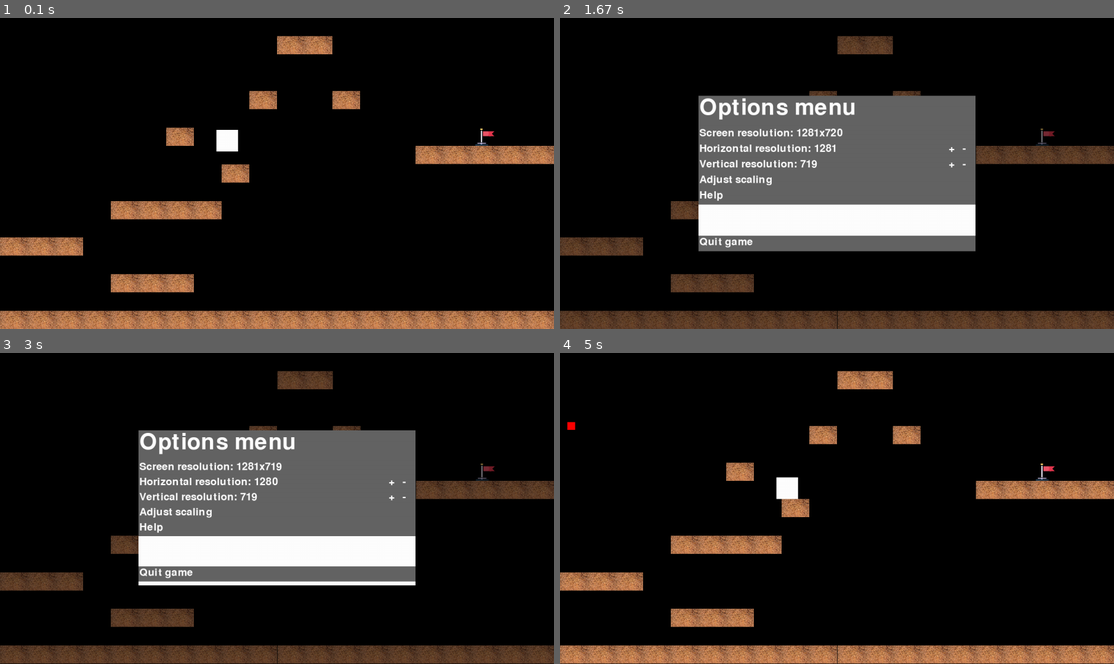
Above: before the commit, frames 1-4 (two rows, left to right).
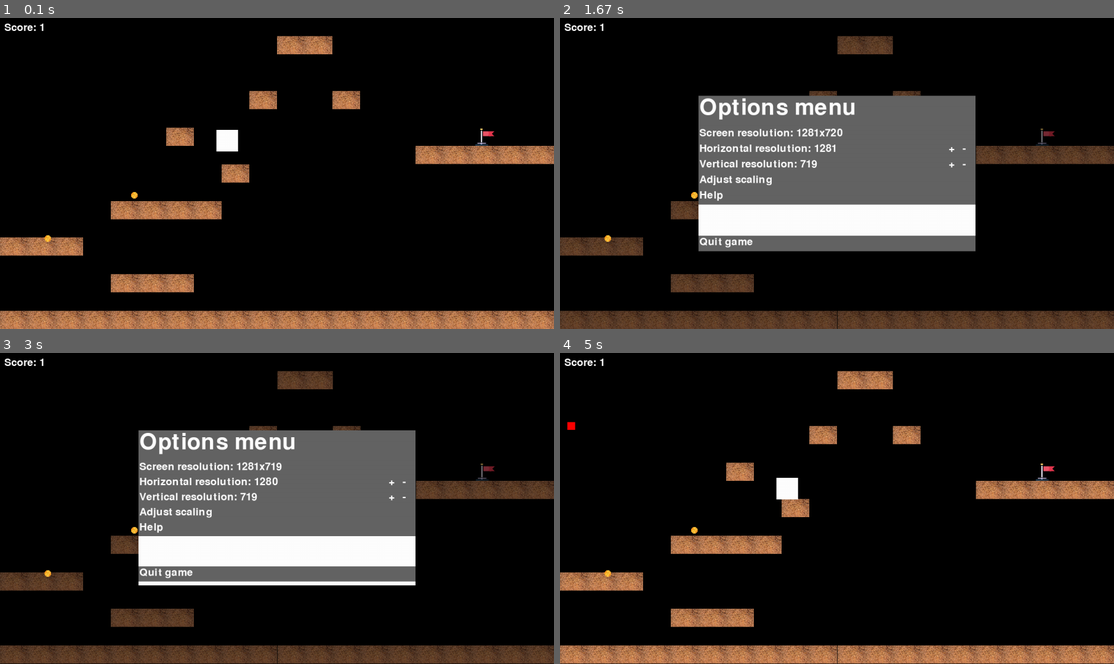
Above: after the commit, the same moments.

Repository: z-taylor/Semester-project-group-24
Game: pygame game, started from SemesterProjectGroup24.py
Same seed, same stepped clock (60 frames per second), same inputs: the game is played once before the commit and once after it.
Inputs (mouse positions are in pixels of both pictures, inside the frame that each line leads up to):
- Up to frame 1 (0.1 s): no input
- Up to frame 2 (1.67 s): tap Esc at 0.33 s; press the mouse at (953, 148) at 0.7 s; move the mouse to (997, 217) at 0.8 s; release the mouse at (1041, 282) at 0.93 s; press the mouse at (837, 179) at 1.03 s; move the mouse to (864, 176) at 1.13 s; release the mouse at (897, 173) at 1.27 s; press the mouse at (969, 164) at 1.37 s; move the mouse to (859, 117) at 1.47 s; release the mouse at (748, 70) at 1.6 s
- Up to frame 3 (3 s): click (277, 533) at 1.72 s; press the mouse at (409, 436) at 2.2 s; move the mouse to (343, 530) at 2.3 s; release the mouse at (282, 623) at 2.43 s; press the mouse at (277, 514) at 2.53 s; move the mouse to (216, 499) at 2.63 s; release the mouse at (155, 483) at 2.77 s; press the mouse at (409, 483) at 2.87 s; move the mouse to (360, 464) at 2.97 s
- Up to frame 4 (5 s): release the mouse at (870, 446) at 3.1 s; press the mouse at (969, 499) at 3.2 s; move the mouse to (837, 530) at 3.3 s; release the mouse at (704, 564) at 3.43 s; press the mouse at (953, 499) at 3.53 s; move the mouse to (892, 505) at 3.63 s; release the mouse at (831, 511) at 3.77 s; press the mouse at (969, 499) at 3.87 s; move the mouse to (798, 474) at 3.97 s; release the mouse at (632, 452) at 4.1 s; press the mouse at (953, 499) at 4.2 s; move the mouse to (798, 446) at 4.3 s; release the mouse at (643, 393) at 4.43 s; press the mouse at (837, 527) at 4.53 s; move the mouse to (742, 570) at 4.63 s; release the mouse at (643, 611) at 4.77 s; tap Esc at 4.83 s

The runs differ from the first frame. In frame 1, 0.1% of the frame differs, in the area x 0-25%, y 1-72%; in frame 2, 0.1%; in frame 3, 0.1%; in frame 4, 0.2%, in the area x 0-43%, y 1-72%.

Commit message:
coin_SemesterProjectGroup24.py

Diff:
--- a/SemesterProjectGroup24.py
+++ b/SemesterProjectGroup24.py
@@ -1,45 +1,56 @@
-#HARD REQUIREMENTS
-    #Must use at least 10 different Surface objects.
-    #It must access at least 5 different files, for either reading or writing.
-    #It must play at least 2 different sounds.
-    #    If these sounds come from files on disk, they also towards the requirement above
-    #It must either take inputs from the keyboard, mouse, or a controller.
-    #It must feature some sort of movement (i.e.: surfaces moving across other surfaces)
-    #The user must be able to quit the game without pressing the X button at the top right or stopping the project running the game.
-    #There must be a way for the game to “end”.
-    #If the game is some sort of puzzle, the puzzle must be solvable, and the game must acknowledge that the puzzle has been solved.
-    #If the game has win and lose conditions, those must be implemented.
-    #Either of the above must either close the game or allow the user to restart it
-#SOFT REQUIREMENTS
-    #Game instructions are present in the game and are in correct English
-    #Game does not crash or stall
-    #Game shows no obvious flaws, such as dropped inputs or rogue Surfaces
+# HARD REQUIREMENTS
+# Must use at least 10 different Surface objects.
+# It must access at least 5 different files, for either reading or writing.
+# It must play at least 2 different sounds.
+#    If these sounds come from files on disk, they also towards the requirement above
+# It must either take inputs from the keyboard, mouse, or a controller.
+# It must feature some sort of movement (i.e.: surfaces moving across other surfaces)
+# The user must be able to quit the game without pressing the X button at the top right or stopping the project running the game.
+# There must be a way for the game to “end”.
+# If the game is some sort of puzzle, the puzzle must be solvable, and the game must acknowledge that the puzzle has been solved.
+# If the game has win and lose conditions, those must be implemented.
+# Either of the above must either close the game or allow the user to restart it
+# SOFT REQUIREMENTS
+# Game instructions are present in the game and are in correct English
+# Game does not crash or stall
+# Game shows no obvious flaws, such as dropped inputs or rogue Surfaces
 import pygame, random, sys, tkinter as tk
 from pygame.locals import *
 
-#get the resolution of the active display, then get scaling factors
-#to go back to windowed, remove this function, remove all instances of the widthMulti, heightMulti, and scaleFactor variables, and remove "pygame.FULLSCREEN" from line 40
+# get the resolution of the active display, then get scaling factors
+# to go back to windowed, remove this function, remove all instances of the widthMulti, heightMulti, and scaleFactor variables, and remove "pygame.FULLSCREEN" from line 40
 root = tk.Tk()
 width, height, hrznRes, vertRes = root.winfo_screenwidth(), root.winfo_screenheight(), root.winfo_screenwidth(), root.winfo_screenheight()
 root.destroy()
-scaleFactor, widthMulti, heightMulti = (height/1000), (width/1000), (height/850)
+scaleFactor, widthMulti, heightMulti = (height / 1000), (width / 1000), (height / 850)
+
+pygame.mixer.init()
+coin_sound = pygame.mixer.Sound('coin1.mp3')
 
 TILE_SIZE = 50
-JUMP_HEIGHT = int(20*scaleFactor)
+JUMP_HEIGHT = int(20 * scaleFactor)
 Y_GRAVITY = 1
-X_SPEED = int(5*scaleFactor)
-meteor_min_size = int(20*scaleFactor)
-meteor_max_size = int(50*scaleFactor)
+X_SPEED = int(5 * scaleFactor)
+meteor_min_size = int(20 * scaleFactor)
+meteor_max_size = int(50 * scaleFactor)
 meteor_initial_spawn_time = 500
 spawn_time = meteor_initial_spawn_time
 clock = pygame.time.Clock()
 
+
+
+
+def draw(self, screen):
+    screen.blit(self.image, self.rect)
+
+score = 0
+
 pygame.init()
 
 pygame.display.set_caption('Platform Game')
 screen = pygame.display.set_mode((width, height), pygame.FULLSCREEN)
-menuFont = pygame.font.Font(None, int((height/18)-4))
-doubleMenuFont = pygame.font.Font(None, int((height/9)-4))
+menuFont = pygame.font.Font(None, int((height / 18) - 4))
+doubleMenuFont = pygame.font.Font(None, int((height / 9) - 4))
 
 meteor_timer = pygame.time.get_ticks()
 game_start_time = pygame.time.get_ticks()
@@ -48,127 +59,166 @@
 last_spawn_time_reduction = 0
 game_over = False
 
+
 def drawMenu(actionCount, help, menuTicker, hrznRes, vertRes, resAdjust):
     mouse = pygame.mouse.get_pos()
     mouseButtons = pygame.mouse.get_pressed()
     if not mouseButtons[0]:
-        actionCount = 0 #action count will prevent buttons from being pressed repeatedly while the mouse button is held down, since the menu function is called 60 times/second
+        actionCount = 0  # action count will prevent buttons from being pressed repeatedly while the mouse button is held down, since the menu function is called 60 times/second
         menuTicker = 0
     if mouseButtons[0]:
-        menuTicker+=1
+        menuTicker += 1
     menuSurf = pygame.Surface((width, height), pygame.SRCALPHA)
     menuSurf.fill((0, 0, 0, 128))
-    menuBaseRect = pygame.Rect(int(width/4), int(height/4), int(width/2), int(height/2)) #each menu item height will be height/24
+    menuBaseRect = pygame.Rect(int(width / 4), int(height / 4), int(width / 2),
+                               int(height / 2))  # each menu item height will be height/24
     pygame.draw.rect(menuSurf, (255, 255, 255, 255), menuBaseRect)
 
     itemWidth = menuBaseRect.width
-    smallItemWidth = int(menuBaseRect.width/20)
+    smallItemWidth = int(menuBaseRect.width / 20)
     itemHeight = int(menuBaseRect.height / 10)
     doubleItemHeight = int(menuBaseRect.height / 5)
 
-    menuTitleRect =         pygame.Rect(menuBaseRect.left, menuBaseRect.top + (itemHeight * 0), itemWidth, doubleItemHeight)
-    resolutionRect =        pygame.Rect(menuBaseRect.left, menuBaseRect.top + (itemHeight * 2), itemWidth, itemHeight)
-    hrznResRect =           pygame.Rect(menuBaseRect.left, menuBaseRect.top + (itemHeight * 3), (smallItemWidth * 18), itemHeight)
-    hrznResUpRect =         pygame.Rect(menuBaseRect.left + (smallItemWidth * 18), menuBaseRect.top + (itemHeight * 3), smallItemWidth, itemHeight)
-    hrznResDnRect =         pygame.Rect(menuBaseRect.left + (smallItemWidth * 19), menuBaseRect.top + (itemHeight * 3), smallItemWidth, itemHeight)
-    vertResRect =           pygame.Rect(menuBaseRect.left, menuBaseRect.top + (itemHeight * 4), (smallItemWidth * 18), itemHeight)
-    vertResUpRect =         pygame.Rect(menuBaseRect.left + (smallItemWidth * 18), menuBaseRect.top + (itemHeight * 4), smallItemWidth, itemHeight)
-    vertResDnRect =         pygame.Rect(menuBaseRect.left + (smallItemWidth * 19), menuBaseRect.top + (itemHeight * 4), smallItemWidth, itemHeight)
-    resAdjustRect =         pygame.Rect(menuBaseRect.left, menuBaseRect.top + (itemHeight * 5), itemWidth, itemHeight)
-    helpRect =              pygame.Rect(menuBaseRect.left, menuBaseRect.top + (itemHeight * 6), itemWidth, itemHeight)
-    exitRect =              pygame.Rect(menuBaseRect.left, menuBaseRect.top + (itemHeight * 9), itemWidth, itemHeight)
-    helpTitleRect =         pygame.Rect(menuBaseRect.left, menuBaseRect.top + (itemHeight * 0), (smallItemWidth*19), doubleItemHeight)
-    helpTitleRect_ =        pygame.Rect((menuBaseRect.right - smallItemWidth), menuBaseRect.top + (itemHeight * 1), (smallItemWidth*1), itemHeight)
-    helpTitleXrect =        pygame.Rect((menuBaseRect.right - smallItemWidth), menuBaseRect.top + (itemHeight * 0), (smallItemWidth*1), itemHeight)
+    menuTitleRect = pygame.Rect(menuBaseRect.left, menuBaseRect.top + (itemHeight * 0), itemWidth, doubleItemHeight)
+    resolutionRect = pygame.Rect(menuBaseRect.left, menuBaseRect.top + (itemHeight * 2), itemWidth, itemHeight)
+    hrznResRect = pygame.Rect(menuBaseRect.left, menuBaseRect.top + (itemHeight * 3), (smallItemWidth * 18), itemHeight)
+    hrznResUpRect = pygame.Rect(menuBaseRect.left + (smallItemWidth * 18), menuBaseRect.top + (itemHeight * 3),
+                                smallItemWidth, itemHeight)
+    hrznResDnRect = pygame.Rect(menuBaseRect.left + (smallItemWidth * 19), menuBaseRect.top + (itemHeight * 3),
+                                smallItemWidth, itemHeight)
+    vertResRect = pygame.Rect(menuBaseRect.left, menuBaseRect.top + (itemHeight * 4), (smallItemWidth * 18), itemHeight)
+    vertResUpRect = pygame.Rect(menuBaseRect.left + (smallItemWidth * 18), menuBaseRect.top + (itemHeight * 4),
+                                smallItemWidth, itemHeight)
+    vertResDnRect = pygame.Rect(menuBaseRect.left + (smallItemWidth * 19), menuBaseRect.top + (itemHeight * 4),
+                                smallItemWidth, itemHeight)
+    resAdjustRect = pygame.Rect(menuBaseRect.left, menuBaseRect.top + (itemHeight * 5), itemWidth, itemHeight)
+    helpRect = pygame.Rect(menuBaseRect.left, menuBaseRect.top + (itemHeight * 6), itemWidth, itemHeight)
+    exitRect = pygame.Rect(menuBaseRect.left, menuBaseRect.top + (itemHeight * 9), itemWidth, itemHeight)
+    helpTitleRect = pygame.Rect(menuBaseRect.left, menuBaseRect.top + (itemHeight * 0), (smallItemWidth * 19),
+                                doubleItemHeight)
+    helpTitleRect_ = pygame.Rect((menuBaseRect.right - smallItemWidth), menuBaseRect.top + (itemHeight * 1),
+                                 (smallItemWidth * 1), itemHeight)
+    helpTitleXrect = pygame.Rect((menuBaseRect.right - smallItemWidth), menuBaseRect.top + (itemHeight * 0),
+                                 (smallItemWidth * 1), itemHeight)
 
     if not help:
-        #menu title
+        # menu title
         pygame.draw.rect(menuSurf, (100, 100, 100, 255), menuTitleRect)
         menuTitleText = doubleMenuFont.render("Options menu", True, pygame.Color('White'))
         menuSurf.blit(menuTitleText, (menuTitleRect.x + 2, menuTitleRect.y + 2))
 
-        #Screen resolution
+        # Screen resolution
         pygame.draw.rect(menuSurf, (100, 100, 100, 255), resolutionRect)
         resolutionText = menuFont.render(f"Screen resolution: {width}x{height}", True, pygame.Color('White'))
         menuSurf.blit(resolutionText, (resolutionRect.x + 2, resolutionRect.y + 2))
 
-
-        #Horizontal resolution
+        # Horizontal resolution
         pygame.draw.rect(menuSurf, (100, 100, 100, 255), hrznResRect)
         hrznResText = menuFont.render(f"Horizontal resolution: {hrznRes}", True, pygame.Color('White'))
         menuSurf.blit(hrznResText, (hrznResRect.x + 2, hrznResRect.y + 2))
-        #Horizontal resolution up
-        pygame.draw.rect(menuSurf, ((150, 150, 150, 255) if hrznResUpRect.collidepoint(mouse) and not mouseButtons[0] else (100, 100, 100, 255)), hrznResUpRect)
+        # Horizontal resolution up
+        pygame.draw.rect(menuSurf, (
+            (150, 150, 150, 255) if hrznResUpRect.collidepoint(mouse) and not mouseButtons[0] else (
+            100, 100, 100, 255)), hrznResUpRect)
         hrznResUpText = menuFont.render("+", True, pygame.Color('White'))
         menuSurf.blit(hrznResUpText, (hrznResUpRect.x + 2, hrznResUpRect.y + 2))
-        if hrznResUpRect.collidepoint(mouse) and mouseButtons[0] and (actionCount<1 or menuTicker>60):
+        if hrznResUpRect.collidepoint(mouse) and mouseButtons[0] and (actionCount < 1 or menuTicker > 60):
             hrznRes += 1
-            actionCount+=1
-        #Horizontal resolution down
-        pygame.draw.rect(menuSurf, ((150, 150, 150, 255) if hrznResDnRect.collidepoint(mouse) and not mouseButtons[0] else (100, 100, 100, 255)), hrznResDnRect)
+            actionCount += 1
+        # Horizontal resolution down
+        pygame.draw.rect(menuSurf, (
+            (150, 150, 150, 255) if hrznResDnRect.collidepoint(mouse) and not mouseButtons[0] else (
+            100, 100, 100, 255)), hrznResDnRect)
         hrznResDnText = menuFont.render("-", True, pygame.Color('White'))
         menuSurf.blit(hrznResDnText, (hrznResDnRect.x + 2, hrznResDnRect.y + 2))
-        if hrznResDnRect.collidepoint(mouse) and mouseButtons[0] and (actionCount<1 or menuTicker>60):
+        if hrznResDnRect.collidepoint(mouse) and mouseButtons[0] and (actionCount < 1 or menuTicker > 60):
             hrznRes -= 1
-            actionCount+=1
-
-        #Vertical resolution
+            actionCount += 1
+
+        # Vertical resolution
         pygame.draw.rect(menuSurf, (100, 100, 100, 255), vertResRect)
         vertResText = menuFont.render(f"Vertical resolution: {vertRes}", True, pygame.Color('White'))
         menuSurf.blit(vertResText, (vertResRect.x + 2, vertResRect.y + 2))
-        #Vertical resolution up
-        pygame.draw.rect(menuSurf, ((150, 150, 150, 255) if vertResUpRect.collidepoint(mouse) and not mouseButtons[0] else (100, 100, 100, 255)), vertResUpRect)
+        # Vertical resolution up
+        pygame.draw.rect(menuSurf, (
+            (150, 150, 150, 255) if vertResUpRect.collidepoint(mouse) and not mouseButtons[0] else (
+            100, 100, 100, 255)), vertResUpRect)
         vertResUpText = menuFont.render("+", True, pygame.Color('White'))
         menuSurf.blit(vertResUpText, (vertResUpRect.x + 2, vertResUpRect.y + 2))
-        if vertResUpRect.collidepoint(mouse) and mouseButtons[0] and (actionCount<1 or menuTicker>60):
+        if vertResUpRect.collidepoint(mouse) and mouseButtons[0] and (actionCount < 1 or menuTicker > 60):
             vertRes += 1
-            actionCount+=1
-        #Vertical resolution down
-        pygame.draw.rect(menuSurf, ((150, 150, 150, 255) if vertResDnRect.collidepoint(mouse) and not mouseButtons[0] else (100, 100, 100, 255)), vertResDnRect)
+            actionCount += 1
+        # Vertical resolution down
+        pygame.draw.rect(menuSurf, (
+            (150, 150, 150, 255) if vertResDnRect.collidepoint(mouse) and not mouseButtons[0] else (
+            100, 100, 100, 255)), vertResDnRect)
         vertResDnText = menuFont.render("-", True, pygame.Color('White'))
         menuSurf.blit(vertResDnText, (vertResDnRect.x + 2, vertResDnRect.y + 2))
-        if vertResDnRect.collidepoint(mouse) and mouseButtons[0] and (actionCount<1 or menuTicker>60):
+        if vertResDnRect.collidepoint(mouse) and mouseButtons[0] and (actionCount < 1 or menuTicker > 60):
             vertRes -= 1
-            actionCount+=1
-
-        #Adjust resolution
-        pygame.draw.rect(menuSurf, ((150, 150, 150, 255) if resAdjustRect.collidepoint(mouse) and not mouseButtons[0] else (100, 100, 100, 255)), resAdjustRect)
+            actionCount += 1
+
+        # Adjust resolution
+        pygame.draw.rect(menuSurf, (
+            (150, 150, 150, 255) if resAdjustRect.collidepoint(mouse) and not mouseButtons[0] else (
+            100, 100, 100, 255)), resAdjustRect)
         resAdjustText = menuFont.render("Adjust scaling", True, pygame.Color('White'))
         menuSurf.blit(resAdjustText, (resAdjustRect.x + 2, resAdjustRect.y + 2))
-        if resAdjustRect.collidepoint(mouse) and mouseButtons[0] and (actionCount<1 or menuTicker>60):
+        if resAdjustRect.collidepoint(mouse) and mouseButtons[0] and (actionCount < 1 or menuTicker > 60):
             resAdjust = True
-            actionCount+=1
-
-        #Help
-        pygame.draw.rect(menuSurf, ((150, 150, 150, 255) if helpRect.collidepoint(mouse) and not mouseButtons[0] else (100, 100, 100, 255)), helpRect)
+            actionCount += 1
+
+        # Help
+        pygame.draw.rect(menuSurf, (
+            (150, 150, 150, 255) if helpRect.collidepoint(mouse) and not mouseButtons[0] else (100, 100, 100, 255)),
+                         helpRect)
         helpText = menuFont.render(f"Help", True, pygame.Color('White'))
         menuSurf.blit(helpText, (helpRect.x + 2, helpRect.y + 2))
-        if helpRect.collidepoint(mouse) and mouseButtons[0] and (actionCount<1 or menuTicker>60):
+        if helpRect.collidepoint(mouse) and mouseButtons[0] and (actionCount < 1 or menuTicker > 60):
             help = True
-            actionCount+=1
-
-        #Exit
-        pygame.draw.rect(menuSurf, ((150, 150, 150, 255) if exitRect.collidepoint(mouse) and not mouseButtons[0] else (100, 100, 100, 255)), exitRect)
+            actionCount += 1
+
+        # Exit
+        pygame.draw.rect(menuSurf, (
+            (150, 150, 150, 255) if exitRect.collidepoint(mouse) and not mouseButtons[0] else (100, 100, 100, 255)),
+                         exitRect)
         exitText = menuFont.render("Quit game", True, pygame.Color('White'))
         menuSurf.blit(exitText, (exitRect.x + 2, exitRect.y + 2))
-        if exitRect.collidepoint(mouse) and mouseButtons[0] and (actionCount<1 or menuTicker>60):
+        if exitRect.collidepoint(mouse) and mouseButtons[0] and (actionCount < 1 or menuTicker > 60):
             pygame.event.post(pygame.event.Event(pygame.QUIT))
-            actionCount+=1
+            actionCount += 1
     else:
-        #help menu title
+        # help menu title
         pygame.draw.rect(menuSurf, (100, 100, 100, 255), helpTitleRect)
         pygame.draw.rect(menuSurf, (100, 100, 100, 255), helpTitleRect_)
         helpTitleText = doubleMenuFont.render("Help menu", True, pygame.Color('White'))
         menuSurf.blit(helpTitleText, (helpTitleRect.x + 2, helpTitleRect.y + 2))
-        pygame.draw.rect(menuSurf, ((150, 150, 150, 255) if helpTitleXrect.collidepoint(mouse) and not mouseButtons[0] else (100, 100, 100, 255)), helpTitleXrect)
+        pygame.draw.rect(menuSurf, (
+            (150, 150, 150, 255) if helpTitleXrect.collidepoint(mouse) and not mouseButtons[0] else (
+            100, 100, 100, 255)), helpTitleXrect)
         helpTitleXtext = menuFont.render("X", True, pygame.Color('White'))
         text_width, text_height = helpTitleXtext.get_size()
-        menuSurf.blit(helpTitleXtext, ((helpTitleXrect.left + (helpTitleXrect.width - text_width) / 2), (helpTitleXrect.top + (helpTitleXrect.height - text_height) / 2)))
-        if helpTitleXrect.collidepoint(mouse) and mouseButtons[0] and (actionCount<1 or menuTicker>60):
+        menuSurf.blit(helpTitleXtext, ((helpTitleXrect.left + (helpTitleXrect.width - text_width) / 2),
+                                       (helpTitleXrect.top + (helpTitleXrect.height - text_height) / 2)))
+        if helpTitleXrect.collidepoint(mouse) and mouseButtons[0] and (actionCount < 1 or menuTicker > 60):
             help = False
-            actionCount+=1
-    screen.blit(menuSurf, (0,0))
+            actionCount += 1
+    screen.blit(menuSurf, (0, 0))
     return actionCount, help, menuTicker, hrznRes, vertRes, resAdjust
+
+
+class Coin:
+    def __init__(self, x, y):
+        self.image = pygame.image.load('coin.png').convert_alpha()
+        self.image = pygame.transform.scale(self.image, (20,20))
+        self.rect = self.image.get_rect()
+        self.rect.x = x
+        self.rect.y = y
+
+    def draw(self, screen):
+        screen.blit(self.image, self.rect)
+
+coins = [Coin(100, 500), Coin(300, 400), Coin(500, 300)]
 
 class SpacePebble:
     def __init__(self):
@@ -187,7 +237,7 @@
         speed_factor = random.randint(2, 5)
         if self.rect.top <= 0:
             return random.uniform(-2, 2), speed_factor
-        elif self.rect.bottom >= (1000*scaleFactor):
+        elif self.rect.bottom >= (1000 * scaleFactor):
             return random.uniform(-2, 2), -speed_factor
         elif self.rect.left <= 0:
             return speed_factor, random.uniform(-2, 2)
@@ -201,6 +251,7 @@
 
     def draw(self):
         pygame.draw.rect(screen, (255, 0, 0), self.rect)
+
 
 class Player:
     def __init__(self, x, y):
@@ -232,10 +283,6 @@
             dy += self.vel_y
 
             for tile in world.tile_list:
-                if (tile[1].colliderect(self.rect)) and ( ( (self.rect.bottom >= tile[1].top) and (self.rect.bottom - tile[1].top >= 1) ) or ( (self.rect.top <= tile[1].bottom) and (tile[1].bottom - self.rect.top >= 1) ) ):
-                    self.rect.move_ip(0, -1)
-                elif (tile[1].colliderect(self.rect)) and ( ( (self.rect.right >= tile[1].left) and (self.rect.right - tile[1].left >= 1) ) or ( (self.rect.left <= tile[1].right) and (tile[1].right - self.rect.left >= 1) ) ):
-                    self.rect.move_ip(0, -1)
                 if tile[1].colliderect(self.rect.x + dx, self.rect.y, self.rect.width, self.rect.height):
                     dx = 0
                 if tile[1].colliderect(self.rect.x, self.rect.y + dy, self.rect.width, self.rect.height):
@@ -251,9 +298,10 @@
             self.rect.y += dy
 
         if world.goal_tile and world.goal_tile.colliderect(self.rect):
-            print("You win") # Maybe have a "you win" screen
+            print("You win")  # Maybe have a "you win" screen
             pygame.quit()
             sys.exit()
+
 
 class World:
     def __init__(self, data):
@@ -261,20 +309,21 @@
         self.goal_tile = None  # Makes goal tile different
         dirt_img = pygame.image.load('dirt.jpg')
         goal_img = pygame.image.load('goal.png')
-        self.goal_img = pygame.transform.scale(goal_img, (TILE_SIZE*widthMulti, TILE_SIZE*heightMulti))  # Scale goal image to tile size
+        self.goal_img = pygame.transform.scale(goal_img, (
+        TILE_SIZE * widthMulti, TILE_SIZE * heightMulti))  # Scale goal image to tile size
 
         for row_index, row in enumerate(data):
             for col_index, tile in enumerate(row):
                 if tile == 1:
-                    img = pygame.transform.scale(dirt_img, (TILE_SIZE*widthMulti, TILE_SIZE*heightMulti))
+                    img = pygame.transform.scale(dirt_img, (TILE_SIZE * widthMulti, TILE_SIZE * heightMulti))
                     img_rect = img.get_rect()
-                    img_rect.x = col_index * TILE_SIZE*widthMulti
-                    img_rect.y = row_index * TILE_SIZE*heightMulti
+                    img_rect.x = col_index * TILE_SIZE * widthMulti
+                    img_rect.y = row_index * TILE_SIZE * heightMulti
                     self.tile_list.append((img, img_rect))
                 elif tile == 2:
                     goal_rect = self.goal_img.get_rect()
-                    goal_rect.x = col_index * TILE_SIZE*widthMulti
-                    goal_rect.y = row_index * TILE_SIZE*heightMulti
+                    goal_rect.x = col_index * TILE_SIZE * widthMulti
+                    goal_rect.y = row_index * TILE_SIZE * heightMulti
                     self.goal_tile = goal_rect
 
     def draw(self):
@@ -305,13 +354,13 @@
 ]
 
 world = World(world_data)
-player = Player(500, 8 * (TILE_SIZE*scaleFactor) - 50)
+player = Player(500, 8 * (TILE_SIZE * scaleFactor) - 50)
 meteors = []
-actionCount = 0 #used to stop menu buttons from being spammed while mouse button is initially pressed
-menuTicker = 0 #used to let buttons be held down to repeat the action while stopping main variables from being updated
+actionCount = 0  # used to stop menu buttons from being spammed while mouse button is initially pressed
+menuTicker = 0  # used to let buttons be held down to repeat the action while stopping main variables from being updated
 help = False
 
-#main loop
+# main loop
 running = True
 menu = False
 resAdjust = False
@@ -347,26 +396,39 @@
 
     elapsed_time = (pygame.time.get_ticks() - game_start_time) // 1000
 
-
     if game_over:
-        print("Game Over!") # Maybe a "game over" screen
+        print("Game Over!")  # Maybe a "game over" screen
         break
 
     if menu:
-        actionCount, help, menuTicker, hrznRes, vertRes, resAdjust = drawMenu(actionCount, help, menuTicker, hrznRes, vertRes, resAdjust)
-
-    if (width!=hrznRes or height!=vertRes) and resAdjust == True:
+        actionCount, help, menuTicker, hrznRes, vertRes, resAdjust = drawMenu(actionCount, help, menuTicker, hrznRes,
+                                                                              vertRes, resAdjust)
+
+    if (width != hrznRes or height != vertRes) and resAdjust == True:
         width, height = hrznRes, vertRes
-        scaleFactor, widthMulti, heightMulti = (height/1000), (width/1000), (height/850)
-        JUMP_HEIGHT, Y_GRAVITY, X_SPEED, meteor_min_size, meteor_max_size = int(20*scaleFactor), int(1*scaleFactor), int(5*scaleFactor), int(20*scaleFactor), int(50*scaleFactor)
+        scaleFactor, widthMulti, heightMulti = (height / 1000), (width / 1000), (height / 850)
+        JUMP_HEIGHT, Y_GRAVITY, X_SPEED, meteor_min_size, meteor_max_size = int(20 * scaleFactor), int(
+            1 * scaleFactor), int(5 * scaleFactor), int(20 * scaleFactor), int(50 * scaleFactor)
         world = World(world_data)
         resAdjust = False
+
+    for coin in coins[:]:   #COINCOIN
+        coin.draw(screen)
+        if player.rect.colliderect(coin.rect):
+            coins.remove(coin)
+            score += 1  #
+            print(f"Score: {score}")
+            coin_sound.play()
+
 
     for event in pygame.event.get():
         if event.type == pygame.QUIT:
             pygame.quit()
             sys.exit()
 
+    score_text = menuFont.render(f"Score: {score}", True, pygame.Color('White'))  ##COINCOIN
+    screen.blit(score_text, (10, 10))
+
     pygame.display.flip()
     clock.tick(60)
 
